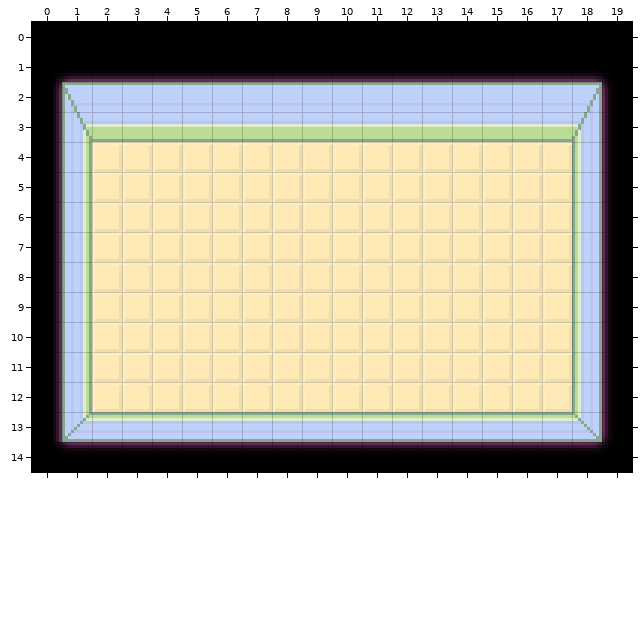
Two versions of a level (Tiled map, maps/buy.tmx). That is the earlier state.
Cells are 10x10 px. Shown: x 0..19, y 0..14. Tiles whose own drawing changed are shown in their newer look in all pictures.
After the commit:
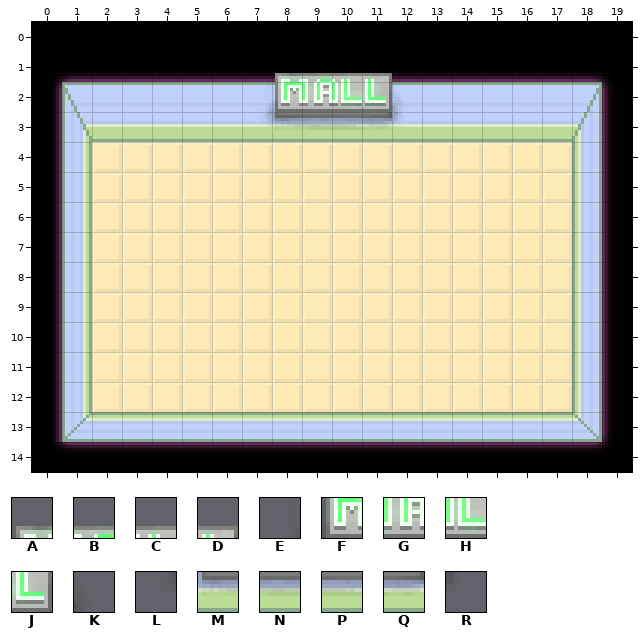
Key: from "tiles": A 5, B 6, C 7, D 8, E 16, F 17, G 18, H 19, J 20, K 21, L 28, M 29, N 30, P 31, Q 32, R 33.
_ is an empty cell.
Tiles of an added or newly shown layer are drawn over the layers below it.
See-through tiles are keyed as they look on the map.
Edits made:
Changed rows in their new state; . is an unchanged cell.
Layer "decor" (added):
first column x 7:
 1 .ABCD.
 2 EFGHJK
 3 LMNPQR
Changed places in both pictures, as pixel boxes (x1, y1, x2, y2):
added: (263, 73, 404, 130)
